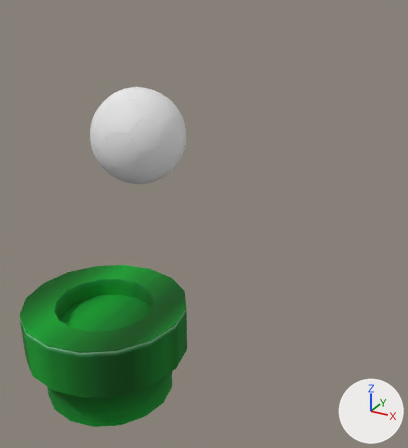
The glTF model public/models/gltfScene/scene.gltf: old version first, new version second.
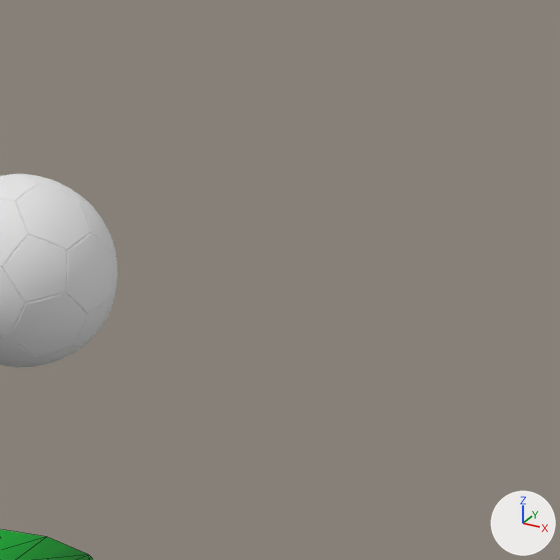
Each version appears first whole from a 50 mm lens placed at (9.66, -11.53, 12.12), pointed at (3.57, -0.46, 6.58), and next in a close-up on the part from 31% to 100% of the width and 0% to 63% of the height. Lighting does not change. The marker at lower right points along +X, +Y and +Z. The close-ups show mesh edges as thin lines. Where no turn or scale is listed for an object, it has been applied to the vertices.

The first close-up shows 'baller', 'pipe'.
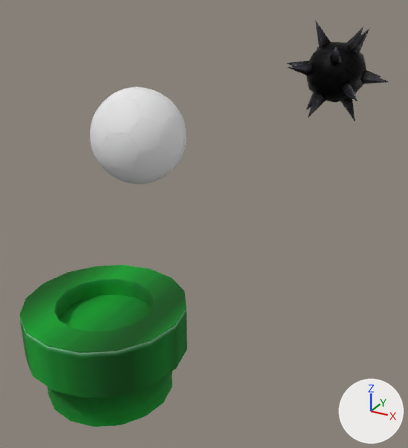
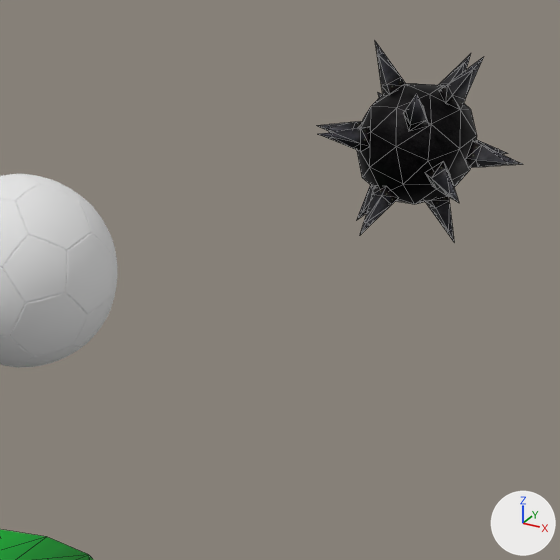
Commit message: Say hello to spikey!!

Where the change shows, as pixel boxes [x1, y1, x2, y2] in the close-ups (560 x 560 px):
'spikey', added
    after: [317, 41, 522, 241]
    faces in mat_hcmn_obj_thornball_hd_ball: [357, 84, 477, 204]
    faces in mat_cmn_obj_thornball_hd_thorn: [317, 41, 522, 241]
    faces in mat_cmn_obj_thornball_hd_body: [353, 78, 482, 208]

Diff of the bpy script that builds the scene:
```diff
--- a/public/models/gltfScene/scene.gltf.py
+++ b/public/models/gltfScene/scene.gltf.py
@@ img_cmn_metal_ms_thornparts_dif @@
+img_cmn_metal_ms_thornparts_dif = load_image('cmn_metal_ms_thornparts_dif', 'cmn_metal_ms_thornparts_dif.png', 256, 256, 'sRGB')
@@ img_cmn_metal_ms_thornball_dif @@
+img_cmn_metal_ms_thornball_dif = load_image('cmn_metal_ms_thornball_dif', 'cmn_metal_ms_thornball_dif.png', 256, 256, 'sRGB')
@@ mat_cmn_obj_thornball_hd_thorn @@
+mat_cmn_obj_thornball_hd_thorn = bpy.data.materials.new('cmn_obj_thornball_HD_thorn')
+# uses the picture img_cmn_metal_ms_thornparts_dif
@@ mat_cmn_obj_thornball_hd_body @@
+mat_cmn_obj_thornball_hd_body = bpy.data.materials.new('cmn_obj_thornball_HD_body')
+# uses the picture img_cmn_metal_ms_thornparts_dif
@@ mat_hcmn_obj_thornball_hd_ball @@
+mat_hcmn_obj_thornball_hd_ball = bpy.data.materials.new('hcmn_obj_thornball_HD_ball')
+# uses the picture img_cmn_metal_ms_thornball_dif
@@ me_cmn_obj_thornball_hd_mesh @@
+me_cmn_obj_thornball_hd_mesh.from_pydata(...)  # 220 vertices, 352 faces; spans x -1.14..1.14, y -0.94..0.94, z -1.03..1.03
+# faces by material slot: [80, 112, 160]
+me_cmn_obj_thornball_hd_mesh.materials.append(mat_hcmn_obj_thornball_hd_ball)
+me_cmn_obj_thornball_hd_mesh.materials.append(mat_cmn_obj_thornball_hd_body)
+me_cmn_obj_thornball_hd_mesh.materials.append(mat_cmn_obj_thornball_hd_thorn)
@@ ob_spikey @@
+ob_spikey = bpy.data.objects.new('spikey', me_cmn_obj_thornball_hd_mesh)
+ob_spikey.location = (6.2, 0.54, 10.25)
```
